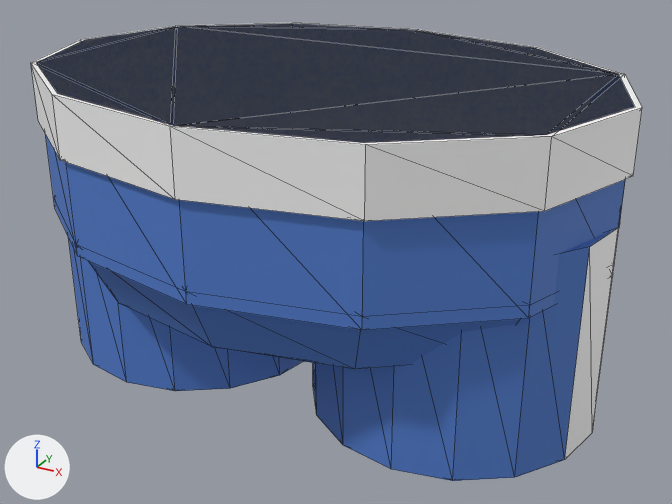
A saved change to the glTF model assets/models/character/cosmetics/pants_pe_shorts.glb.
Before and after are seen from a camera (50 mm lens) standing at (0.376, -0.656, 0.818) and looking at (0.016, -0.003, 0.491). The lights are fixed; the arrows at lower left show +X, +Y and +Z. The picture after the commit comes second. Mesh edges are drawn as thin lines. Vertices at exactly the same position are counted once.

Objects in the first picture: 'LegL', 'LegR', 'Torso'.
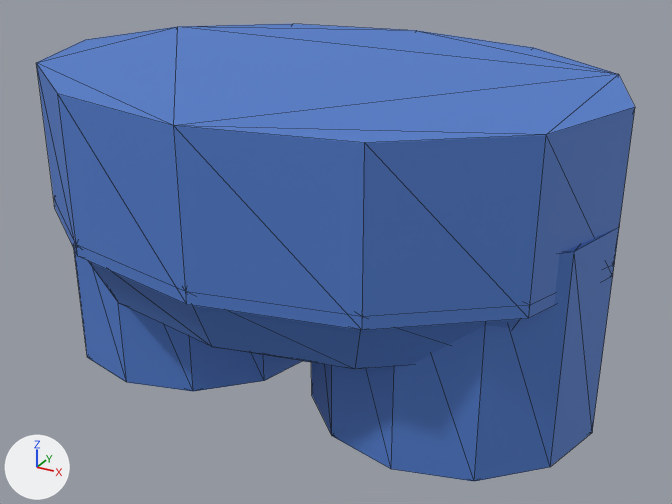
Pixel boxes (x1, y1, x2, y2) of what changed, in the pictures (672 x 504 px):
'Torso', reshaped
    before: (31, 23, 642, 369)
    after: (36, 24, 635, 369)
'LegR', reshaped
    before: (313, 227, 619, 481)
    after: (311, 227, 619, 481)
'LegL', reshaped
    before: (68, 237, 304, 391)
    after: (74, 250, 302, 391)
part 1 of me_torso, deleted
    before: (31, 23, 642, 221)

What the commit changed:
me_torso is used by ob_torso; location (0.0, 0.0, 0.55).
me_torso had 110 vertices, 208 faces and spanned x -0.257..0.257, y -0.195..0.195, z -0.133..0.1.
me_torso now has 86 vertices, 164 faces and spans x -0.252..0.252, y -0.192..0.192, z -0.133..0.1.
me_torso part 1: the loose piece of 24 vertices spanning x -0.257..0.257, y -0.195..0.195, z 0.05..0.1 is deleted.
me_torso no longer uses material mat_stripewhite (white #f9f9f9).
me_legl is used by ob_legl; location (-0.13, 0.0, 0.55).
me_legl had 32 vertices, 60 faces and spanned x -0.122..0.122, y -0.122..0.122, z -0.17..0.01.
me_legl now has 24 vertices, 44 faces and spans x -0.122..0.122, y -0.122..0.122, z -0.17..0.01.
Part 2, on me_legl:
20 vertices are removed from x -0.113..0.113, y -0.113..0.113, z -0.17..0.01.
58 faces are deleted.
4 vertices move from x -0.047..0.047, y -0.113..0.113, z 0.01 to x -0.061..0.061, y -0.106..0.106, z 0.01.
12 vertices are added at x -0.106..0.106, y -0.106..0.106, z -0.17..0.01.
42 new faces join them.
me_legl no longer uses material mat_stripewhite (white #f9f9f9).
me_legr is used by ob_legr; location (0.13, 0.0, 0.55).
me_legr had 32 vertices, 60 faces and spanned x -0.122..0.122, y -0.122..0.122, z -0.17..0.01.
me_legr now has 24 vertices, 44 faces and spans x -0.122..0.122, y -0.122..0.122, z -0.17..0.01.
Part 3, on me_legr:
20 vertices are removed from x -0.113..0.113, y -0.113..0.113, z -0.17..0.01.
58 faces are deleted.
4 vertices move from x -0.047..0.047, y -0.113..0.113, z 0.01 to x -0.061..0.061, y -0.106..0.106, z 0.01.
12 vertices are added at x -0.106..0.106, y -0.106..0.106, z -0.17..0.01.
42 new faces join them.
me_legr no longer uses material mat_stripewhite (white #f9f9f9).
